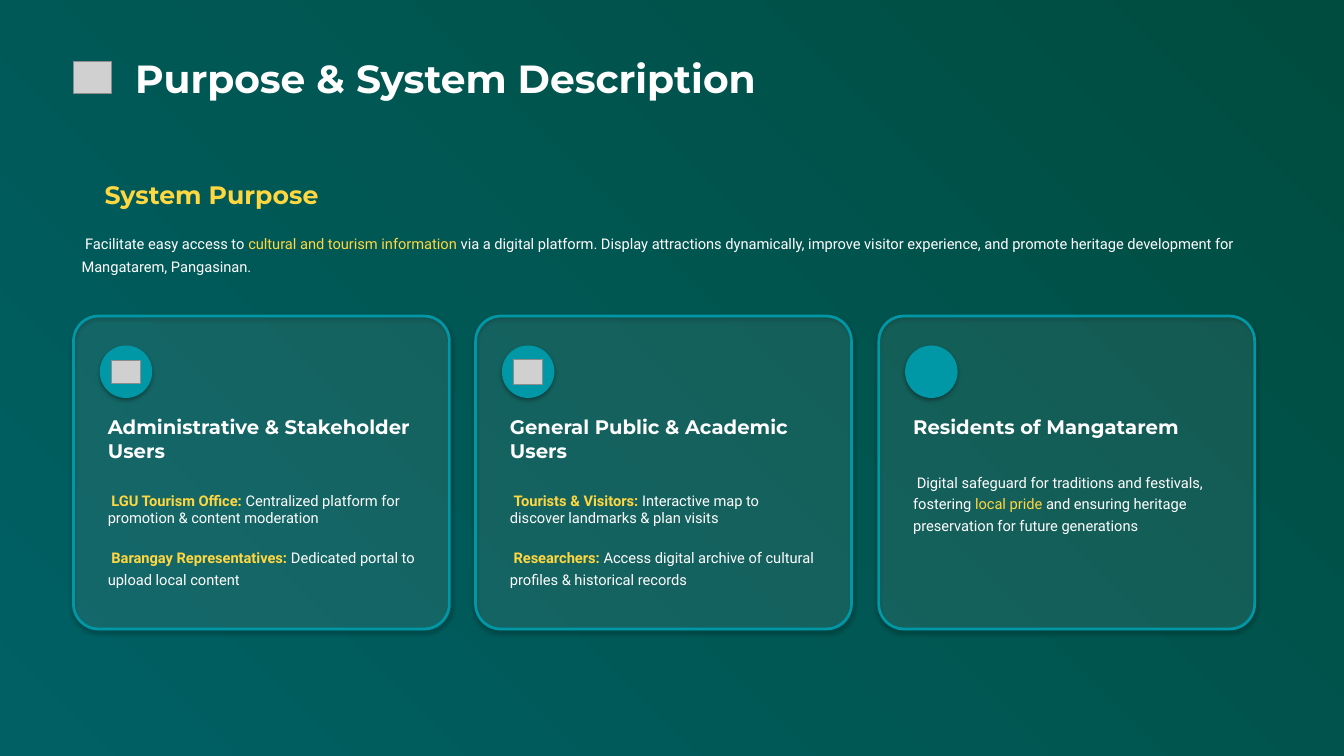
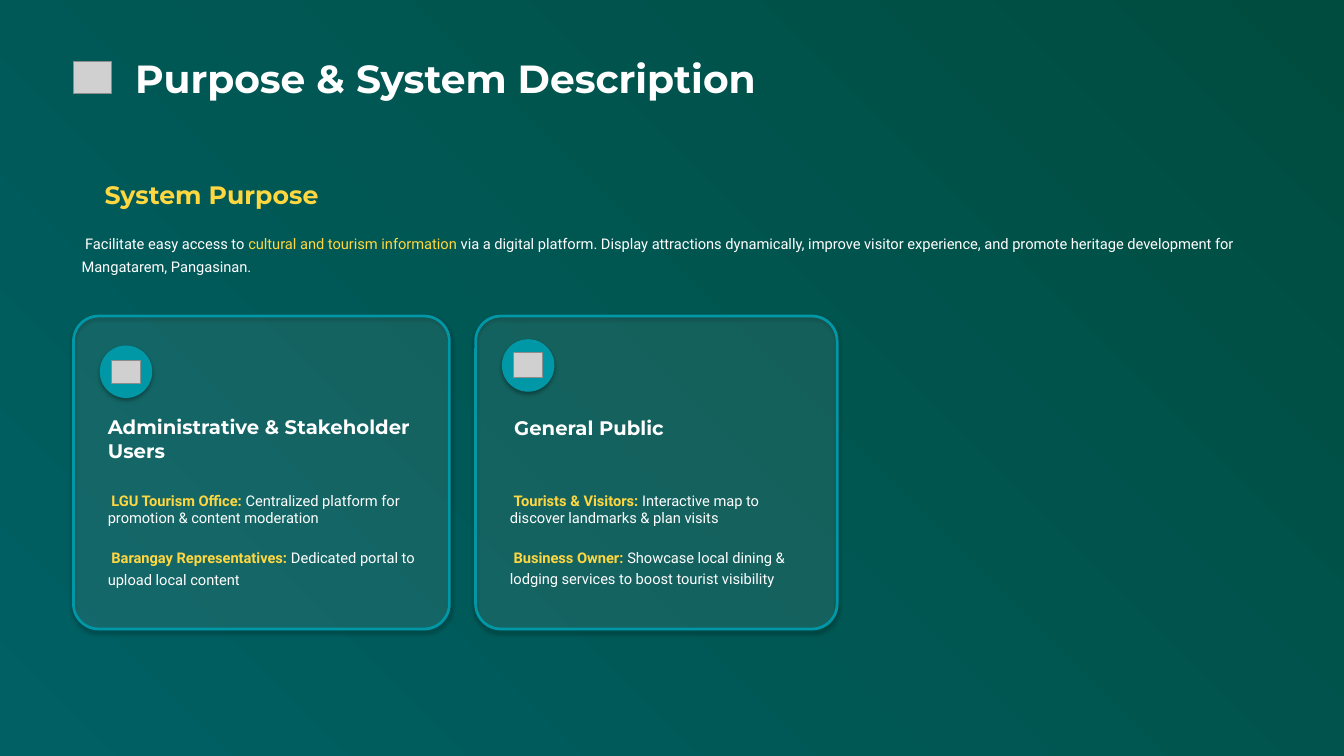
Before and after one commit to jemhakdog/Interactive-Digital-Cultural-Map-and-Local-Tourism-Information-system-for-Mangatarem--Pangasinan, a slide deck: slide 3 of docs/ppt/chapter-1-3.pptx. Drawn at 1344x756 pixels with LibreOffice and Linux fonts; fonts in the diff are those of the drawing; grey boxes stand for pictures; background and template pictures are left out. Boxes give left, top, right and bottom in pixels: in the first picture for what was removed or moved away, otherwise in the second. Text is boxed around its words. In the diff, an @@ line names an element or a change of style, - is before the commit and + after.

Commit message:
feat: implement business and attraction modules with associated routes, database models, and administrative templates

```diff
--- a/docs/ppt/chapter-1-3.pptx
+++ b/docs/ppt/chapter-1-3.pptx
@@ rounded rectangle: place and size @@
-rounded rectangle at box(476, 317, 852, 629)
+rounded rectangle at box(476, 317, 838, 629)
@@ rounded rectangle removed at box(879, 317, 1255, 629) @@
@@ rounded rectangle: place and size @@
-rounded rectangle at box(502, 346, 555, 398)
+rounded rectangle at box(502, 340, 555, 392)
@@ picture: place and size @@
-picture at box(513, 359, 542, 384)
+picture at box(513, 353, 542, 378)
@@ rounded rectangle removed at box(905, 346, 958, 398) @@
@@ text at box(514, 419, 664, 436): text changed @@
-General Public & Academic Users
+General Public
@@ text removed at box(913, 418, 1178, 438) @@
-Residents of Mangatarem
@@ text removed at box(913, 477, 1202, 534) @@
-Digital safeguard for traditions and festivals, fostering local pride and ensuring heritage preservation for future generations
@@ text at box(510, 495, 774, 587): text changed @@
-Tourists & Visitors: Interactive map to discover landmarks & plan visits
-Researchers: Access digital archive of cultural profiles & historical records
+Tourists & Visitors: Interactive map to discover landmarks & plan visits
+Business Owner: Showcase local dining & lodging services to boost tourist visibility
```
Also in this commit, not shown: 45 other files.
